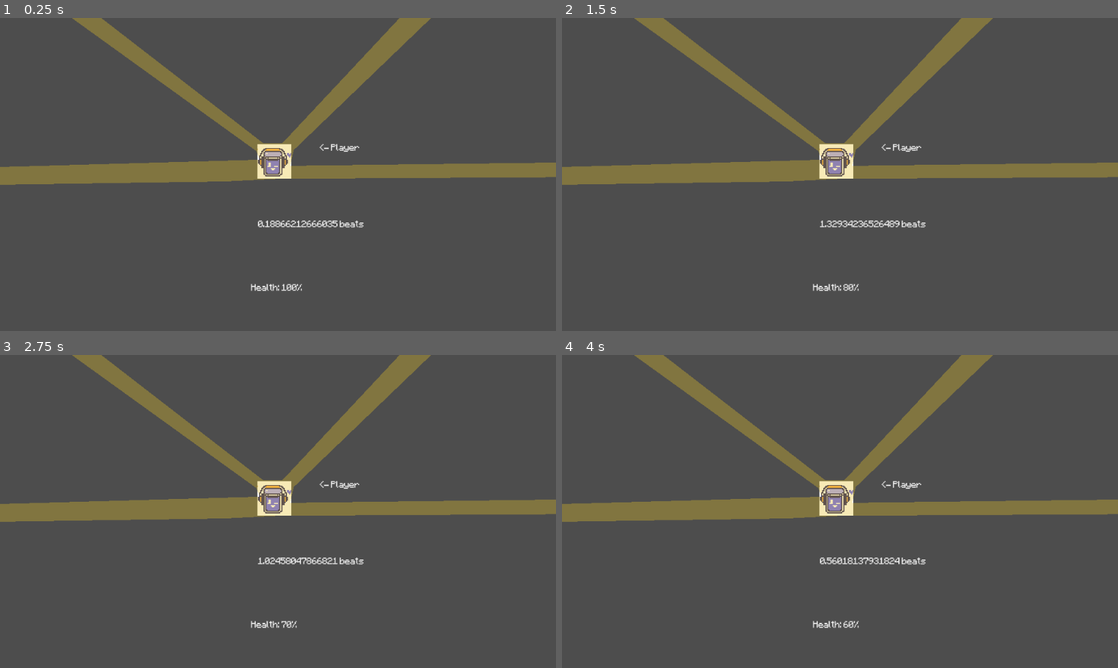
Above: before the commit, frames 1-4 (two rows, left to right).
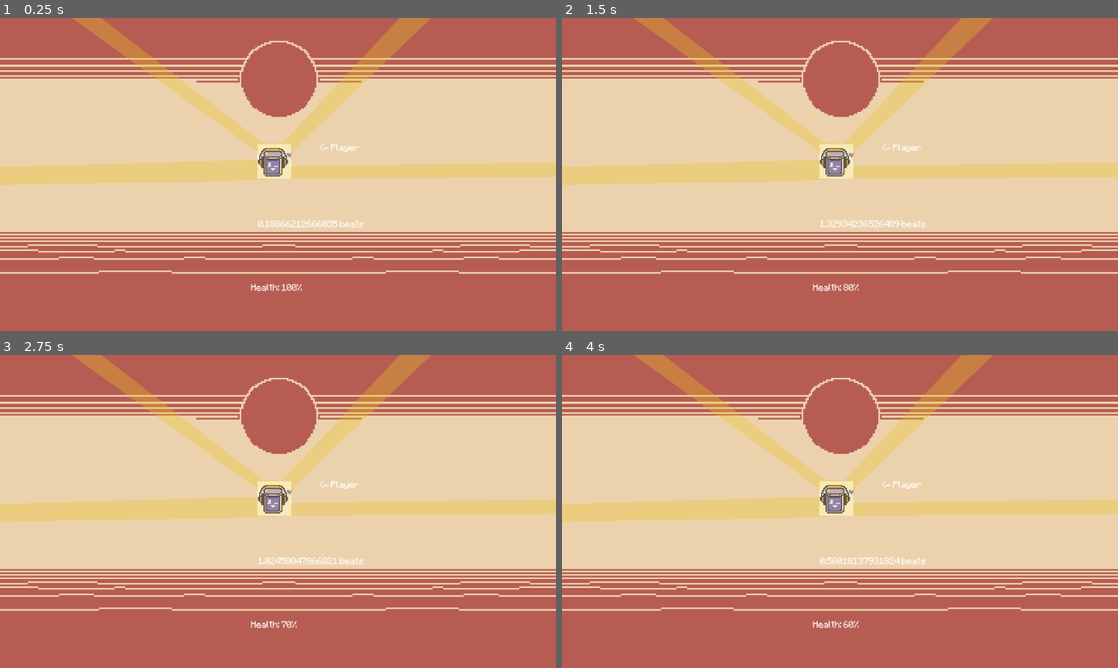
Above: after the commit, the same moments.

Repository: TrueHopolok/gj_flow
Game: Godot game, scene res://scenes/gameplay/gameplay.tscn
Two runs of this game, one before a commit and one after it. Both use one fixed random seed, a clock stepped at 60 frames per second and the inputs below. The project has no main scene, so this scene is started directly. Sound files missing from this copy of the repository are replaced by a short silence.
Inputs:
- Up to frame 1 (0.25 s): no input
- Up to frame 2 (1.5 s): hold K (low_right) 0.53-1.28 s; hold D (low_left) from 1.28 s (still down)
- Up to frame 3 (2.75 s): release D (low_left) at 2.03 s; hold K (low_right) from 2.03 s (still down)
- Up to frame 4 (4 s): release K (low_right) at 3.53 s; hold D (low_left) from 3.53 s (still down)

The runs differ from the first frame. In frame 1, 99% of the frame differs, in the area x 0-100%, y 0-100%; in frame 2, 99%; in frame 3, 99%; in frame 4, 99%.

Commit message:
some imports

Diff:
--- a/scenes/gameplay/gameplay.tscn
+++ b/scenes/gameplay/gameplay.tscn
@@ -6,6 +6,7 @@
 [ext_resource type="Resource" uid="uid://c5xhu8a0xuks7" path="res://assets/sections/experiment.tres" id="4_gh441"]
 [ext_resource type="PackedScene" uid="uid://bfy7ipsv3r2af" path="res://scenes/note_path/note_path.tscn" id="4_q64rj"]
 [ext_resource type="Script" uid="uid://dxjjwbgw4rjjb" path="res://scenes/gameplay/health_label.gd" id="5_0w2j2"]
+[ext_resource type="Texture2D" uid="uid://bojv52x4nkmoq" path="res://assets/exported/background.png" id="7_gh441"]
 
 [node name="Gameplay" type="Node2D" unique_id=1973063514]
 
@@ -77,3 +78,9 @@
 
 [node name="End" type="Node2D" parent="NotePathLL" unique_id=549396061]
 position = Vector2(488.23175, 200.99448)
+
+[node name="Background" type="Sprite2D" parent="." unique_id=1892762597]
+z_index = -1
+position = Vector2(320, 180)
+scale = Vector2(2, 2)
+texture = ExtResource("7_gh441")
Binary file added: assets/exported/Budda.png
Not shown, added: assets/exported/Budda.png.import
Binary file added: assets/exported/background.png
Not shown, added: assets/exported/background.png.import
